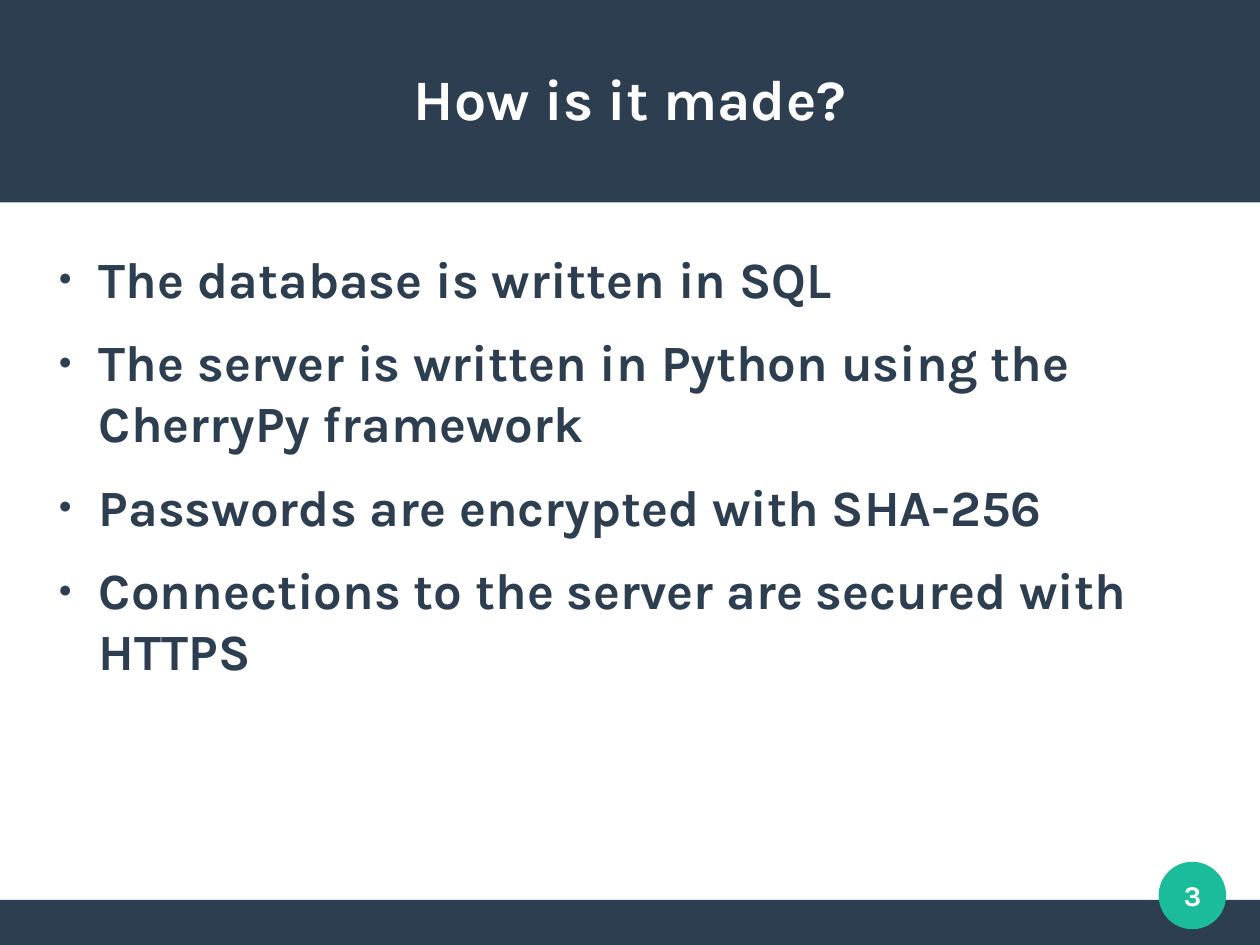
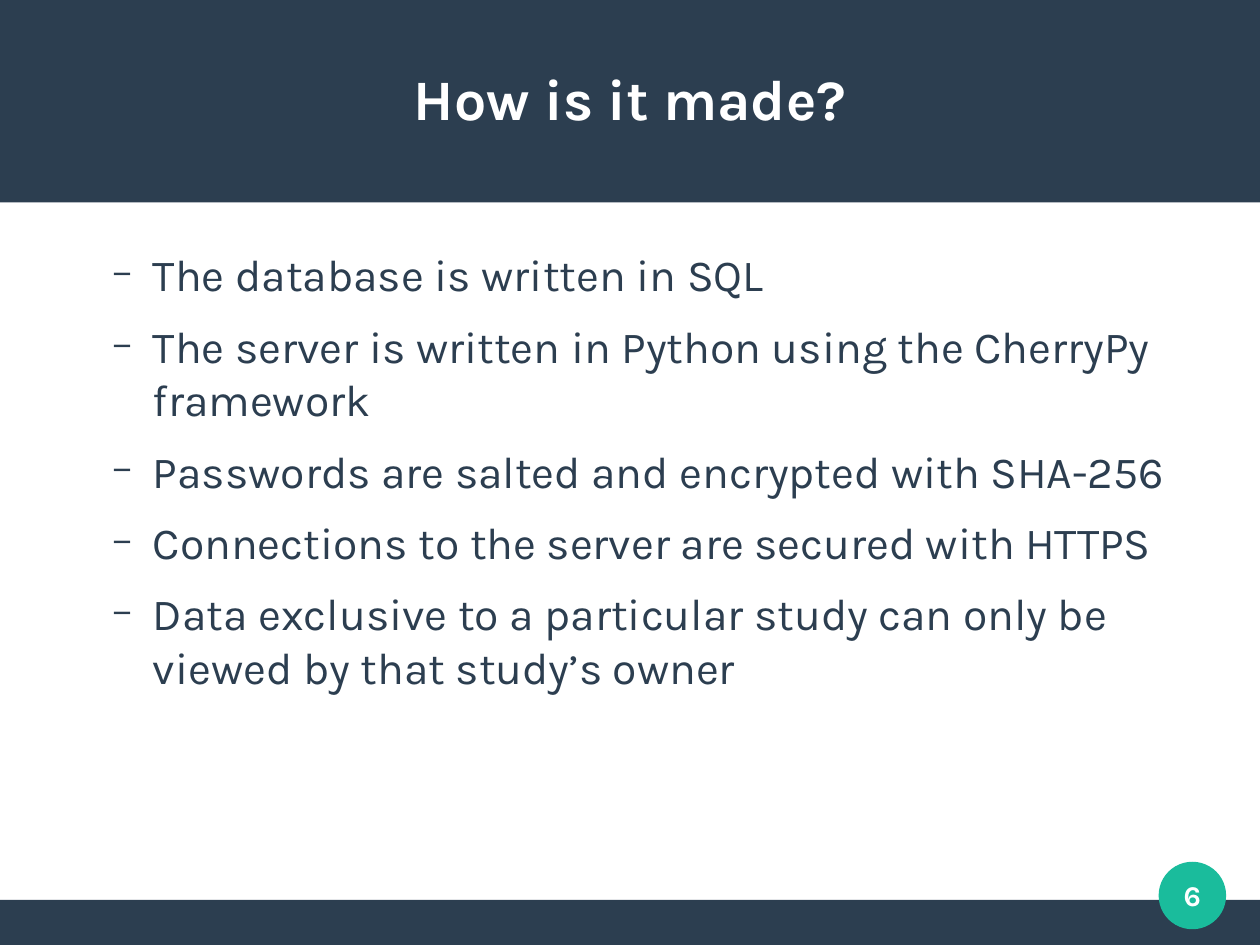
Before and after one commit to clemente-lab/mmeds-meta, a slide deck: slide 6 of sql/mmeds.odp (slide 3 before the commit). Drawn at 1260x945 pixels with LibreOffice and Linux fonts; fonts in the diff are those of the drawing. Boxes give left, top, right and bottom in pixels: in the first picture for what was removed or moved away, otherwise in the second. Text is boxed around its words. In the diff, an @@ line names an element or a change of style, - is before the commit and + after.

```diff
--- a/sql/mmeds.odp
+++ b/sql/mmeds.odp
@@ text at (153,260,1151,560): size 32 to 28 pt, bold off in "The database is written in SQL", "The server is written in Python using ...", "Connections to the server are secured with ..."; bullet ● to −; list level 1 to 2 in "The database is written in ..."; list level 1 to 2 in "The server is written in ..."; list level 1 to 2 in "Connections to the server are ..." @@
@@ text at (153,457,1164,499): text changed; size 32 to 28 pt; bold off @@
-● Passwords are encrypted with SHA-256
+  − Passwords are salted and encrypted with SHA-256
@@ text at (153,599,1107,695): paragraph added @@
+  − Data exclusive to a particular study can only be viewed by that study’s owner
@@ page number at (1184,887,1201,907): text changed @@
-3
+6
```
Also in this commit, not shown: 3 other slides changed, 5 slides added, 1 slide removed, 4 other files.
